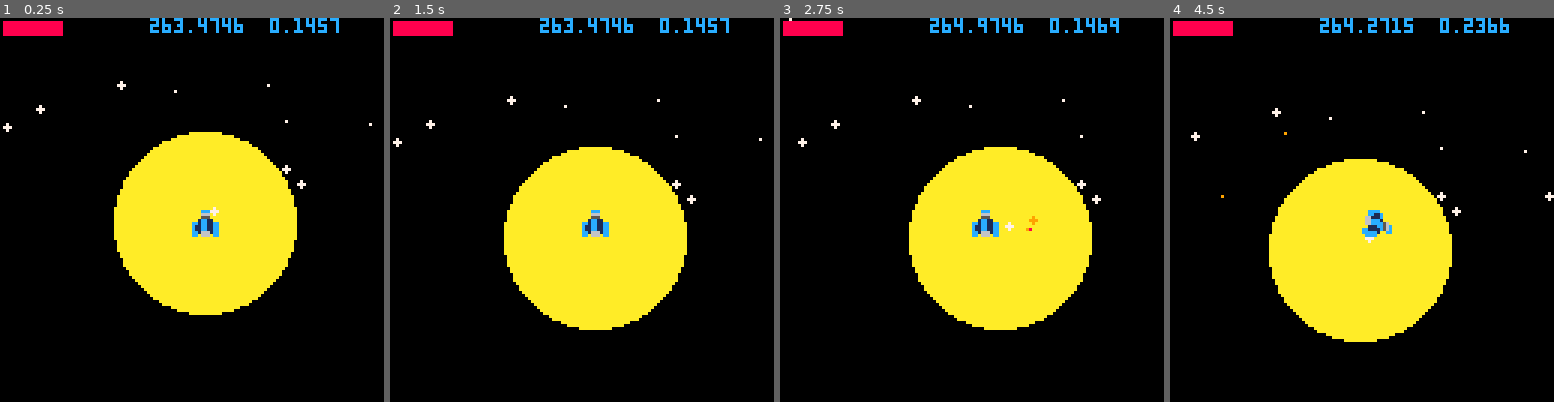
Above: before the commit, frames 1-4 (left to right).
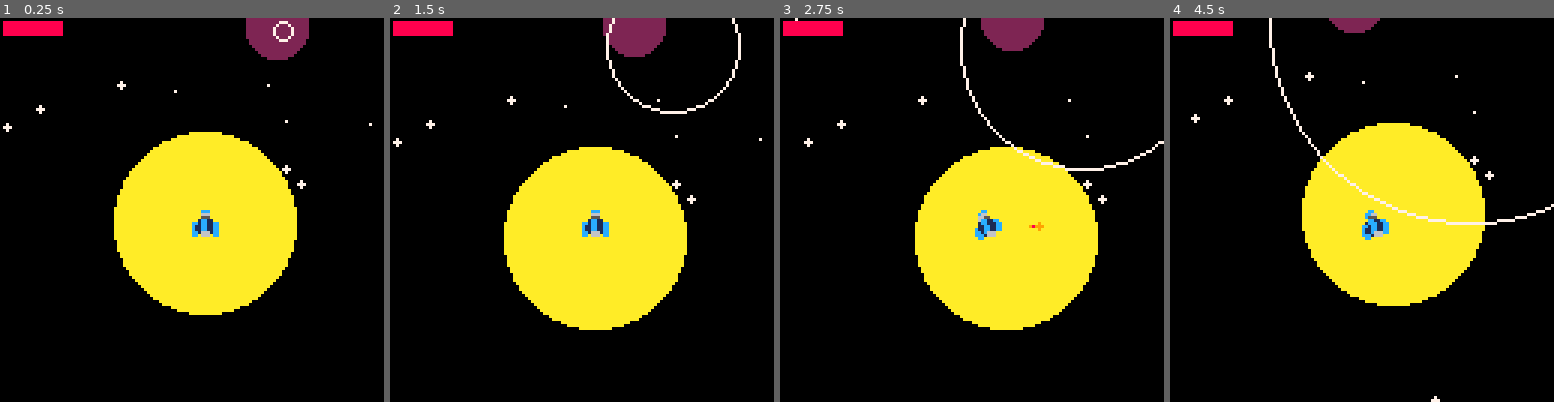
Above: after the commit, the same moments.

Repository: matheusmortatti/pico-8
Game: PICO-8 cartridge fermijam.p8
Two runs of this game, one before a commit and one after it. Both use one fixed random seed, a clock stepped at 60 frames per second and the inputs below.
Inputs:
- Up to frame 1 (0.25 s): no input
- Up to frame 2 (1.5 s): tap X (X key) at 0.33, 1.07 s; tap O (Z key) at 0.7 s
- Up to frame 3 (2.75 s): hold Right 1.6-2.1 s; tap O (Z key) at 1.7, 2.1, 2.5 s; tap X (X key) at 1.85 s; hold Up 2.15-2.42 s; hold Right from 2.47 s (still down)
- Up to frame 4 (4.5 s): tap O (Z key) every 0.4 s from 2.9 to 4.1 s; tap X (X key) at 2.97, 4.08 s; release Right at 3.03 s; hold Left 3.08-3.58 s; hold Down 3.63-3.97 s; hold Right from 4.02 s (still down)

The runs differ from the first frame. In frame 1, 2.1% of the frame differs, in the area x 39-89%, y 0-52%; in frame 2, 2.3%; in frame 3, 4.3%; in frame 4, 14%, in the area x 5-100%, y 0-100%.

Commit message:
A few balancing changes and the code structure for the story!

Diff:
--- a/fermijam.p8
+++ b/fermijam.p8
@@ -35,8 +35,9 @@
 n_life=3
 _life={"void", "intermitent", "abundant"}
 
-n_message=0
-_messages={}
+m_index=1
+n_messages=2
+_messages={"!@&(*&%(*$#)(!*@&)(*&&%)&$*#(!*@%&%@!(*&%*!#&!(@*%*!@&%(*#", "!@)(%*)!@(%&*@#!*@&%(*&!@(%*&(*!@($&*#)!*@%*(&@)%&)(&%$"}
 
 p_distance=0
 _sun=nil
@@ -45,7 +46,7 @@
 
 	init=function(this)
 		this.rotation=0
-		this.target_rotation=0
+		this.rotation_speed=0
 		this.scale=1
 		this.speed=0
 		this.dir=0
@@ -58,6 +59,7 @@
 		this.message=nil
 		this.p_hyperdrive_release = false
 		this.hd_timer=0
+		this.has_hyperdrived=false
 	end,
 
 	update=function(this)
@@ -90,10 +92,11 @@
 
 
 			-- rotate ship
-			if btn(k_right) then this.target_rotation-=0.05
-			elseif btn(k_left) then this.target_rotation +=0.05 end
-
-			this.rotation=appr(this.rotation, this.target_rotation, 0.03)
+			if btn(k_right) then this.rotation_speed-=0.005 this.rotation_speed=clamp(this.rotation_speed,-0.05, 0.05)
+			elseif btn(k_left) then this.rotation_speed +=0.005 this.rotation_speed=clamp(this.rotation_speed,-0.05, 0.05)
+			else this.rotation_speed=appr(this.rotation_speed, 0, 0.005) end
+
+			this.rotation+=this.rotation_speed
 
 			-- movement
 			local target_speed=2
@@ -150,7 +153,8 @@
 					del(objects, this.message)
 
 					if this.planet_dock~=nil and this.planet_dock.transmition then
-						this.message=init_obj(message, this.x-56, this.y+25, nil, "* transmition incoming *#'@($*&ˆ%@*$%&#!@*&!%ˆ&@$!@#!ˆ@&$ˆ*&!@ˆ$&@'")
+						this.message=init_obj(message, this.x-56, this.y+25, nil, "* transmition incoming *#" .. _messages[m_index])
+						if m_index<n_messages and this.has_hyperdrived then m_index+=1 this.has_hyperdrived=false end
 
 					elseif this.planet_dock~=nil then
 						this.message=init_obj(message, this.x-56, this.y+25, nil, this.planet_dock.info)
@@ -195,11 +199,12 @@
 			elseif this.hd_state==1 then
 
 				this.speed=8
+				this.has_hyperdrived=true
 
 				clear_obj()
 				generate(this.x, this.y, 128, -1, 15)
 
-				if hyperdrive_release then this.hd_state=2 this.speed=20 generate(this.x, this.y, 1024, 5, 500, true) music(-1) music(3) end
+				if hyperdrive_release then this.hd_state=2 this.speed=20 generate(this.x, this.y, 1500, 5, 600, true) music(-1) music(3) end
 
 			elseif this.hd_state==2 then
 
@@ -232,7 +237,7 @@
 
 planet={
 	init=function(this)
-		this.timer=0
+		this.timer=200
 		this.spawn_time = 200
 		this.radius = 10
 		this.col=flr(rnd(15)+1)
@@ -241,6 +246,7 @@
 		if system_transmition < max_system_transmition then this.transmition=true system_transmition+=1 end
 		this.info=generate_info()
 		this.t=rnd(1)
+		this.speed=rnd(0.00100)
 		this.distance=p_distance
 		this.center={x=0, y=0}
 
@@ -252,9 +258,9 @@
 			this.timer=0
 		end
 
-		this.x=this.distance*cos(this.t) + _sun.x
+		this.x=1.5*this.distance*cos(this.t) + _sun.x
 		this.y=2*this.distance*sin(this.t) + _sun.y
-		this.t+=0.0001
+		this.t+=this.speed
 
 		this.timer+=1
 
@@ -325,7 +331,7 @@
 
 	update=function(this)
 		if this.radius < 0 then del(objects, this) end
-		this.radius-=0.05
+		this.radius-=0.07
 
 		this.x-=sin(this.rotation)
 		this.y+=cos(this.rotation)
@@ -355,7 +361,7 @@
 			 sfx(35)
 			end
 		end
-		this.off={x=8,y=96}
+		this.off={x=8,y=89}
 		for i=1,this.index do
 			if sub(this.text,i,i)~="#" then
 				rectfill(this.off.x-2,this.off.y-2,this.off.x+7,this.off.y+6 ,black)
@@ -385,6 +391,7 @@
 
 }
 
+-- Initiates object on the scene
 function init_obj(type, x, y, rotation, _message)
 	local obj={}
 	obj.type = type
@@ -416,6 +423,7 @@
 	return obj
 end
 
+-- clear all(most) objects on the screen
 function clear_obj()
 	foreach(objects, function(obj)
 		if obj.type!=ship and obj.type!=fire then del(objects, obj) end
@@ -423,28 +431,32 @@
 	system_transmition=0
 end
 
+-- Generate star system
 function generate(x, y, _space, planets, stars, _has_sun)
 	local n_star=stars
 	local n_planets=planets
 	local space=_space
 	local has_sun=_has_sun
 
+
+
+	for i=0, n_star do
+		init_obj(star, rnd(space)-space/2+x, rnd(space)-space/2+y)
+	end
+
 	if has_sun then
 		_sun=init_obj(sun, x, y)
 		p_distance=0
 	end
 
-	for i=0, n_star do
-		init_obj(star, rnd(space)-space/2+x, rnd(space)-space/2+y)
-	end
-
 	for i=0, n_planets do
-		p_distance+=50+rnd(100)
+		p_distance+=35+rnd(10)
 		init_obj(planet, rnd(space)-space/2+x, rnd(space)-space/2+y)
 	end
 
 end
 
+-- Generates planet information
 function generate_info()
 
 	local name = "* planet 0x"
@@ -494,7 +506,7 @@
 	if player~=nil then player.type.draw(player) end
 
 	camera()
-	print(stat(0) .. "  " .. stat(1), 50, 0)
+	--print(stat(0) .. "  " .. stat(1), 50, 0)
 	hud.draw(this)
 
 	if draw_message~=nil then draw_message.type.draw(draw_message) end
Not shown, changed: the sound effects (__sfx__) section of fermijam.p8
Not shown, removed: fermijam_v_0.1 2.zip
Not shown, removed: fermijam_v_0.1 3.zip
Not shown, removed: fermijam_v_0.1.zip
Not shown, changed: fermijam_v_0.1/fermijam.js
Not shown, added: fermijam_v_0.1/fermijam.zip
Not shown, added: fermijam_v_0.1/index.html
